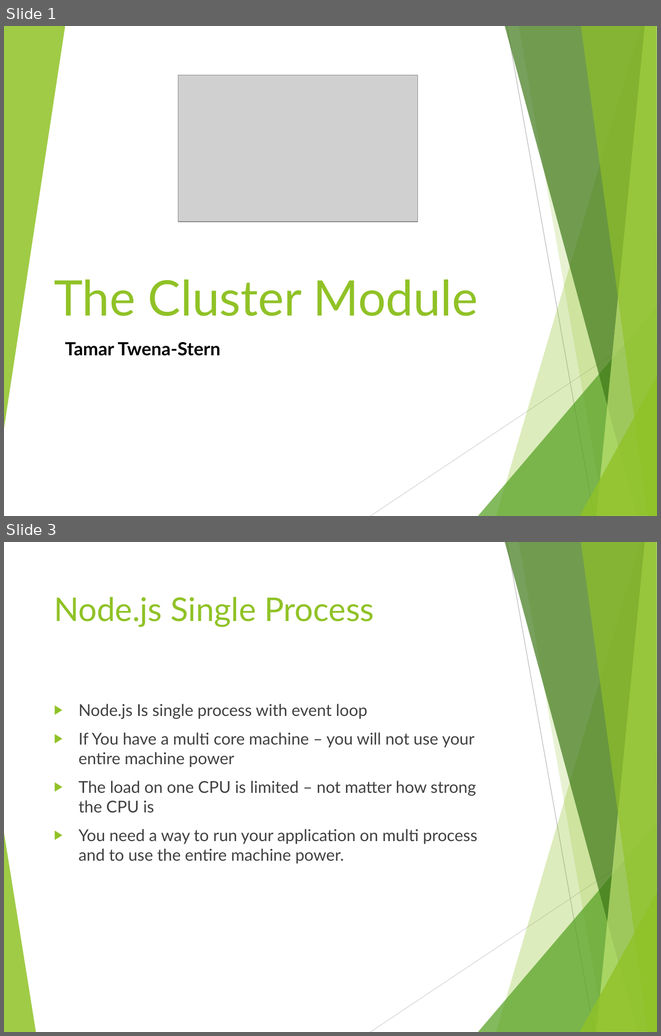
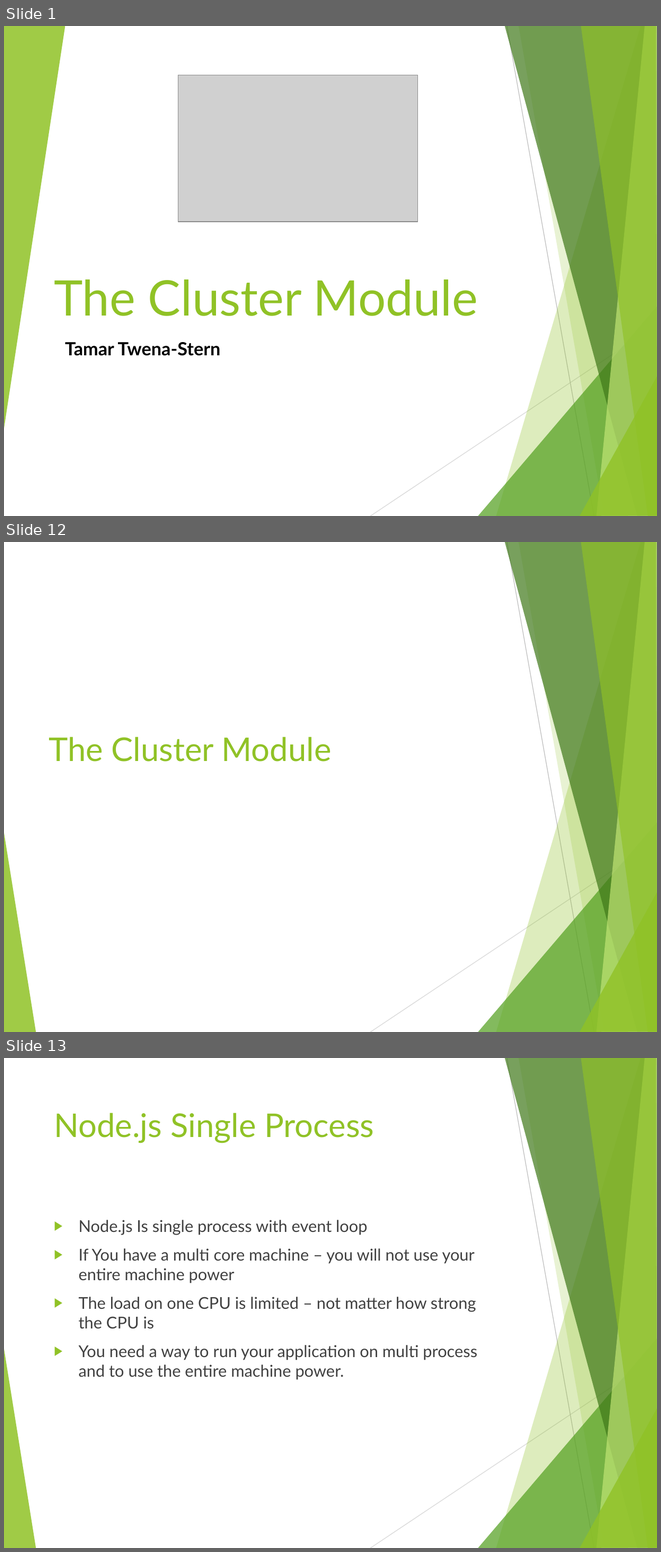
Before and after one commit to tamarstern/MyNodeJSCourse, a slide deck: child_process_and_cluster_module/child_process_and_cluster_module.pptx. Shown one above the other, each under a label of ours: slides 1 and 3 before the commit, slides 1, 12 and 13 after it; the slides between them are not shown. The pictures are 661x1036 and 661x1552 pixels, drawn with LibreOffice and Linux fonts; fonts in the diff are those of the drawing; grey boxes stand for pictures. Boxes give left, top, right and bottom in pixels: in the first picture for what was removed or moved away, otherwise in the second. Text is boxed around its words. In the diff, an @@ line names an element or a change of style, - is before the commit and + after.

Commit message:
cluster module

```diff
--- a/child_process_and_cluster_module/child_process_and_cluster_module.pptx
+++ b/child_process_and_cluster_module/child_process_and_cluster_module.pptx
@@ slide 12 added at (4, 542, 657, 1032), background #FFFFFF; not listed: 10 template elements that a slide beside it also shows @@
@@ title added at (49, 737, 332, 761), 36 pt, text #90C226 @@
+The Cluster Module
@@ what was slide 3 is now slide 13 @@
```
Also in this commit, not shown: 10 other slides added, 1 slide removed, 21 other files.
